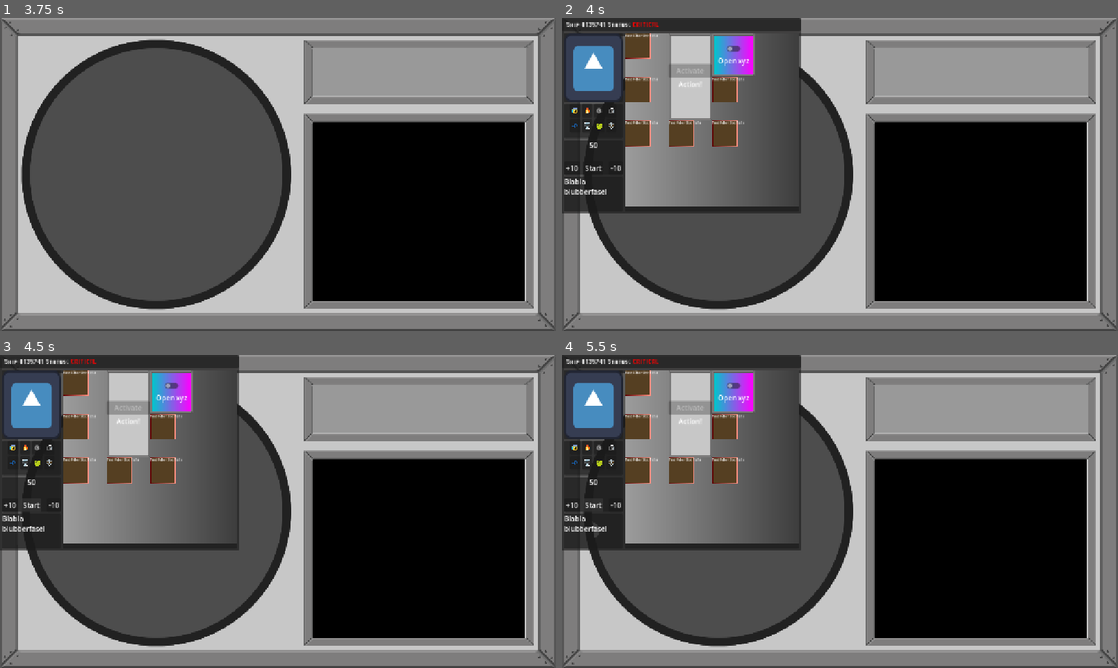
Above: before the commit, frames 1-4 (two rows, left to right).
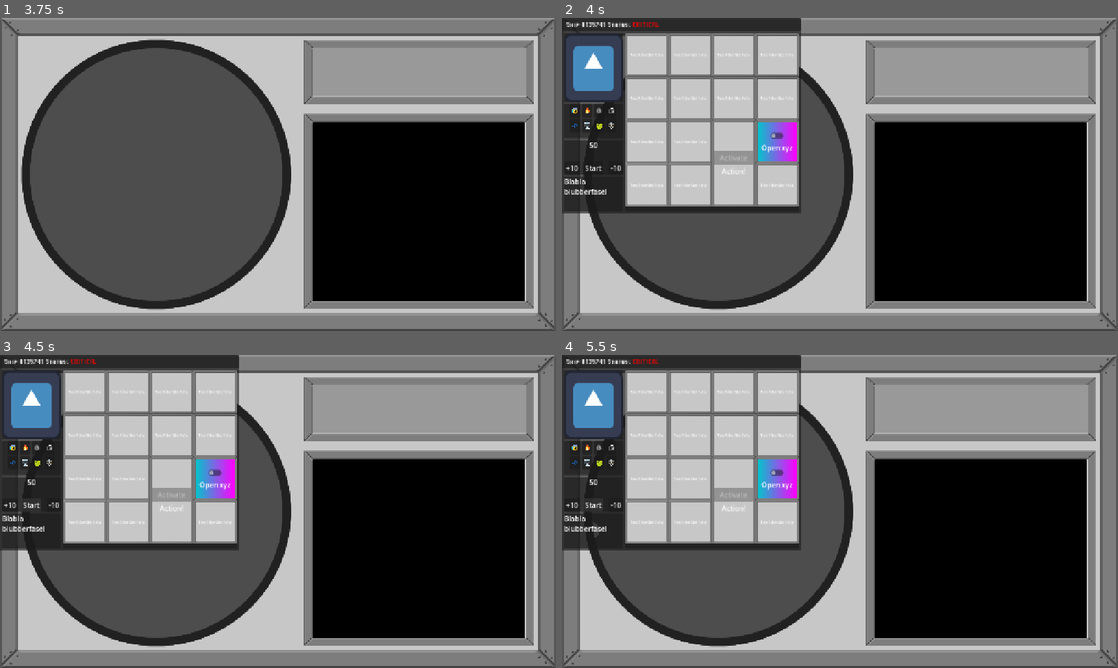
Above: after the commit, the same moments.

Repository: MisterIXI/godot-wildjam-98
Game: Godot game, scene res://scenes/menu/main_menu.tscn
Two runs of this game, one before a commit and one after it. Both use one fixed random seed, a clock stepped at 60 frames per second and the inputs below. The engine's default icon, where the game draws it, is replaced by a stand-in: a white triangle on a blue panel in a dark square. Sound files missing from this copy of the repository are replaced by a short silence.
Inputs (mouse positions are in pixels of both pictures, inside the frame that each line leads up to):
- Up to frame 1 (3.75 s): click "Start" at 0.5 s; tap Enter at 1.25, 2.75 s; move the mouse to (400, 158) at 1.27 s; press the mouse at (400, 158) at 1.28 s; release the mouse at (400, 158) at 2 s; tap Space at 2, 3.5 s; drag from (166, 190) to (250, 237) at 2.02 s; move the mouse to (333, 105) at 2.77 s; press the mouse at (333, 105) at 2.78 s; release the mouse at (333, 105) at 3.5 s; drag from (250, 237) to (111, 127) at 3.52 s
- Up to frame 2 (4 s): no input
- Up to frame 3 (4.5 s): click "Start" at 4.25 s
- Up to frame 4 (5.5 s): click "Start" at 5 s

Frame 1 is identical in both runs. In frame 2, 14% of the frame differs, in the area x 11-43%, y 4-61%; in frame 3, 14%; in frame 4, 14%.

Commit message:
further progress in module spawning

Diff:
--- /dev/null
+++ b/space-ship-support/resources/modules/module_base_background.tscn
@@ -0,0 +1,13 @@
+[gd_scene format=3 uid="uid://do8wwn65kyyyv"]
+
+[ext_resource type="Texture2D" uid="uid://d33n1qrupesbq" path="res://assets/9slice_base.png" id="1_sswl7"]
+
+[node name="NinePatchRect" type="NinePatchRect" unique_id=209273869]
+texture_filter = 1
+offset_right = 100.0
+offset_bottom = 100.0
+texture = ExtResource("1_sswl7")
+patch_margin_left = 5
+patch_margin_top = 5
+patch_margin_right = 5
+patch_margin_bottom = 5
--- /dev/null
+++ b/space-ship-support/resources/modules/troubleshoot/mod_fix_button.tscn
@@ -0,0 +1,9 @@
+[gd_scene format=3 uid="uid://b2e305pd5d1od"]
+
+[node name="ModFixButton" type="Control" unique_id=104969277]
+layout_mode = 3
+anchors_preset = 15
+anchor_right = 1.0
+anchor_bottom = 1.0
+grow_horizontal = 2
+grow_vertical = 2
--- a/space-ship-support/scenes/modules/demo_module.tscn
+++ b/space-ship-support/scenes/modules/demo_module.tscn
@@ -1,6 +1,7 @@
 [gd_scene format=3 uid="uid://dh6alm6cguons"]
 
 [ext_resource type="Script" uid="uid://b2shwbquiio1o" path="res://scenes/modules/demo_module.gd" id="1_dsdva"]
+[ext_resource type="Texture2D" uid="uid://d33n1qrupesbq" path="res://assets/9slice_base.png" id="2_ima0e"]
 
 [sub_resource type="Gradient" id="Gradient_dsdva"]
 colors = PackedColorArray(0.36155424, 3.218744e-07, 1.2032687e-07, 1, 1, 0.5710682, 0.50889325, 1)
@@ -23,8 +24,8 @@
 [node name="DemoModule" type="Control" unique_id=1340725201 node_paths=PackedStringArray("debug_color_tr", "background_tr", "debug_label", "debug_solve_label", "demo_button")]
 layout_mode = 3
 anchors_preset = 0
-offset_right = 60.0
-offset_bottom = 60.0
+offset_right = 100.0
+offset_bottom = 100.0
 script = ExtResource("1_dsdva")
 debug_color_tr = NodePath("ColorTR")
 background_tr = NodePath("BackgroundTR")
@@ -32,7 +33,19 @@
 debug_solve_label = NodePath("Control/VBoxContainer/DebugSolveLabel")
 demo_button = NodePath("Control/DemoButton")
 
+[node name="NinePatchRect" type="NinePatchRect" parent="." unique_id=1293926099]
+texture_filter = 1
+layout_mode = 0
+offset_right = 100.0
+offset_bottom = 100.0
+texture = ExtResource("2_ima0e")
+patch_margin_left = 5
+patch_margin_top = 5
+patch_margin_right = 5
+patch_margin_bottom = 5
+
 [node name="BackgroundTR" type="TextureRect" parent="." unique_id=1895140597]
+visible = false
 layout_mode = 1
 anchors_preset = 15
 anchor_right = 1.0
@@ -43,6 +56,7 @@
 expand_mode = 1
 
 [node name="ColorTR" type="TextureRect" parent="." unique_id=281110636]
+visible = false
 layout_mode = 1
 anchors_preset = 8
 anchor_left = 0.5
--- a/space-ship-support/scenes/modules/locked_action_module1x2.tscn
+++ b/space-ship-support/scenes/modules/locked_action_module1x2.tscn
@@ -61,6 +61,10 @@
 anchors_preset = 15
 anchor_right = 1.0
 anchor_bottom = 1.0
+offset_left = 5.0
+offset_top = 5.0
+offset_right = -5.0
+offset_bottom = -5.0
 grow_horizontal = 2
 grow_vertical = 2
 alignment = 1
--- a/space-ship-support/scenes/modules/module_keypad.tscn
+++ b/space-ship-support/scenes/modules/module_keypad.tscn
@@ -11,17 +11,18 @@
 anchors_preset = 15
 anchor_right = 1.0
 anchor_bottom = 1.0
-offset_right = -1280.0
-offset_bottom = -720.0
+offset_right = -1180.0
+offset_bottom = -620.0
 grow_horizontal = 2
 grow_vertical = 2
 script = ExtResource("1_ycn2q")
 
 [node name="TextureRect" type="TextureRect" parent="." unique_id=671856461]
 layout_mode = 0
-offset_right = 168.0
+offset_right = 172.0
 offset_bottom = 172.0
 texture = ExtResource("1_igy2v")
+expand_mode = 2
 
 [node name="Label" type="Label" parent="TextureRect" unique_id=956257494]
 z_index = 4
@@ -37,7 +38,7 @@
 [node name="VBoxContainer" type="VBoxContainer" parent="." unique_id=1190425389]
 layout_mode = 0
 offset_right = 154.0
-offset_bottom = 184.0
+offset_bottom = 163.0
 offset_transform_enabled = true
 offset_transform_position = Vector2(7.28, 0)
 
--- a/space-ship-support/scenes/modules/remote_control_module.tscn
+++ b/space-ship-support/scenes/modules/remote_control_module.tscn
@@ -27,6 +27,7 @@
 offset_right = 100.0
 offset_bottom = 100.0
 script = ExtResource("1_swtyh")
+target_module_name = "Locked Action Module"
 
 [node name="BackgroundTR" type="TextureRect" parent="." unique_id=510566462]
 visible = false
--- a/space-ship-support/scenes/ship_spawner/ship_spawner.gd
+++ b/space-ship-support/scenes/ship_spawner/ship_spawner.gd
@@ -3,10 +3,10 @@
 
 const SHIP_LAYOUT: PackedScene = preload("res://scenes/ship_spawner/ship_layout.tscn")
 
-@export_range(2, 30) var min_x_size: int = 3
+@export_range(2, 30) var min_x_size: int = 4
 @export_range(2, 30) var max_x_size: int = 4
 
-@export_range(2, 30) var min_y_size: int = 3
+@export_range(2, 30) var min_y_size: int = 4
 @export_range(2, 30) var max_y_size: int = 4
 
 @export_range(2, 30) var min_num_puzzles: int = 1
